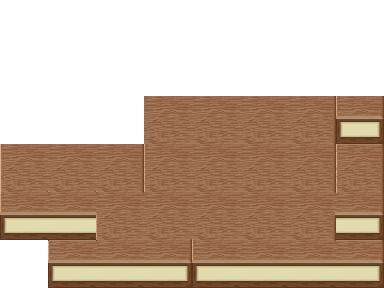
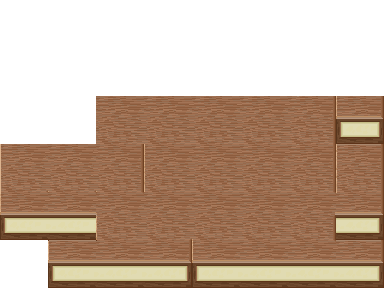
Layer changes from the first 384px x 288px image to the second:
pixels changed over [96,96,144,144] (layer not identified)
